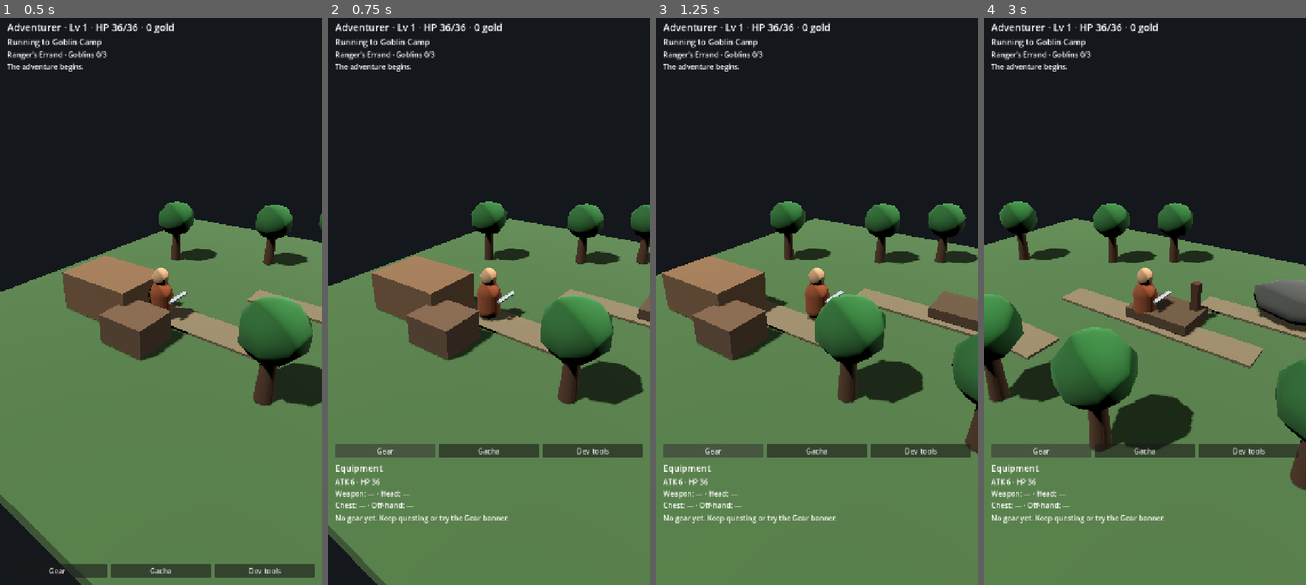
Above: before the commit, frames 1-4 (left to right).
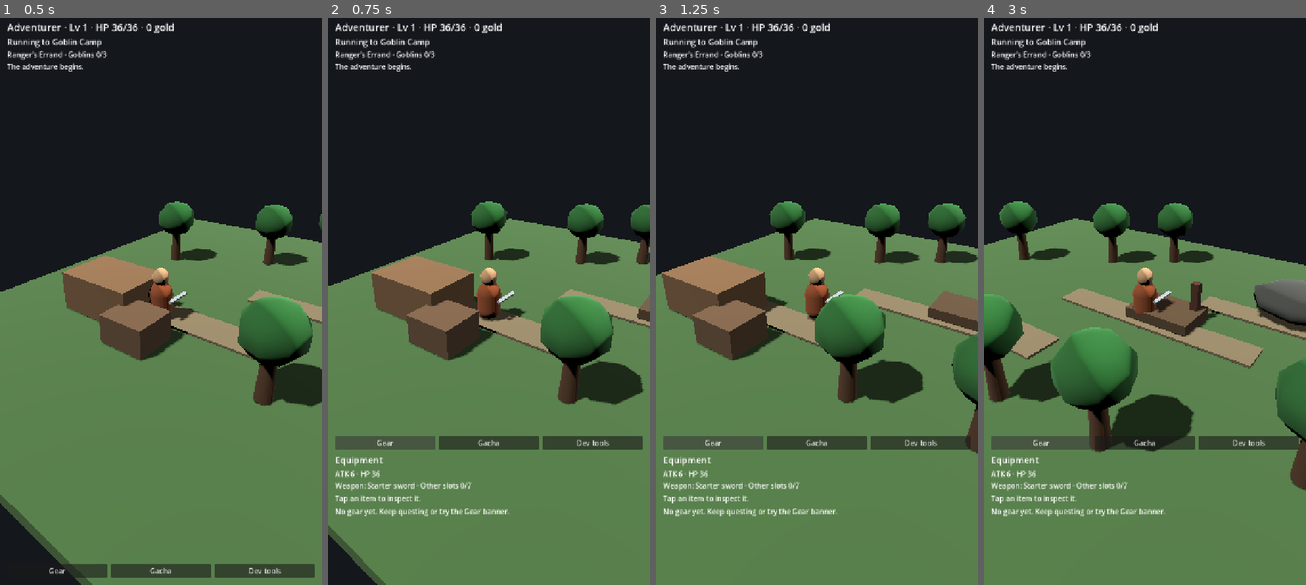
Above: after the commit, the same moments.

Repository: gabebartolo-spec/Idlerpg
Game: Godot game, scene res://main.tscn
The game is run twice, just before and just after one commit, with the same random seed, the same clock (stepped at 60 frames per second) and the same inputs.
Inputs:
- Up to frame 1 (0.5 s): no input
- Up to frame 2 (0.75 s): click "Gear" at 0.5 s
- Up to frame 3 (1.25 s): no input
- Up to frame 4 (3 s): click "Gear" at 1.25 s; click "Gacha" at 2 s; click "Gear" at 2.75 s

Frame 1 is identical in both runs. In frame 2, 4.3% of the frame differs, in the area x 2-98%, y 73-90%; in frame 3, 4.3%; in frame 4, 4.0%.

Commit message:
Add gear inspect actions and modular armour visuals

Diff:
--- a/src/main.gd
+++ b/src/main.gd
@@ -13,8 +13,15 @@
 var enemy_visual: Node3D
 var camera: Camera3D
 var weapon_visual: MeshInstance3D
+var head_gear_visual: MeshInstance3D
+var chest_gear_visual: MeshInstance3D
+var legs_gear_visual: MeshInstance3D
+var hands_gear_root: Node3D
+var feet_gear_root: Node3D
+var offhand_visual: MeshInstance3D
+var accessory_visual: MeshInstance3D
 var rendered_enemy_kind: String = ""
-var rendered_weapon_name: String = "__unset__"
+var rendered_equipment_key: String = "__unset__"
 
 var hero_label: Label
 var activity_label: Label
@@ -29,6 +36,12 @@
 var equipment_panel: VBoxContainer
 var equipment_slots_label: Label
 var gear_list: VBoxContainer
+var selected_gear_name: String = ""
+var gear_detail_label: Label
+var gear_action_row: HBoxContainer
+var equip_gear_button: Button
+var sell_gear_button: Button
+var salvage_gear_button: Button
 var dev_panel: VBoxContainer
 var return_panel: PanelContainer
 var return_label: Label
@@ -169,6 +182,46 @@
 	head.material_override = _material(Color(0.75, 0.59, 0.43))
 	hero.add_child(head)
 
+	head_gear_visual = MeshInstance3D.new()
+	head_gear_visual.name = "HeadGear"
+	head_gear_visual.visible = false
+	hero.add_child(head_gear_visual)
+
+	chest_gear_visual = MeshInstance3D.new()
+	chest_gear_visual.name = "ChestGear"
+	chest_gear_visual.visible = false
+	hero.add_child(chest_gear_visual)
+
+	legs_gear_visual = MeshInstance3D.new()
+	legs_gear_visual.name = "LegGear"
+	legs_gear_visual.visible = false
+	hero.add_child(legs_gear_visual)
+
+	hands_gear_root = _build_pair_gear(
+		hero,
+		"HandGear",
+		Vector3(-0.43, 0.73, -0.01),
+		Vector3(0.43, 0.73, -0.01),
+		Vector3(0.18, 0.28, 0.20)
+	)
+	feet_gear_root = _build_pair_gear(
+		hero,
+		"FootGear",
+		Vector3(-0.20, 0.10, 0.0),
+		Vector3(0.20, 0.10, 0.0),
+		Vector3(0.22, 0.20, 0.34)
+	)
+
+	offhand_visual = MeshInstance3D.new()
+	offhand_visual.name = "Offhand"
+	offhand_visual.visible = false
+	hero.add_child(offhand_visual)
+
+	accessory_visual = MeshInstance3D.new()
+	accessory_visual.name = "Accessory"
+	accessory_visual.visible = false
+	hero.add_child(accessory_visual)
+
 	weapon_visual = MeshInstance3D.new()
 	weapon_visual.name = "Weapon"
 	weapon_visual.position = Vector3(0.48, 0.78, -0.25)
@@ -199,15 +252,45 @@
 	camera.position = camera.position.lerp(desired_camera, min(1.0, delta * 2.0))
 	camera.look_at(hero_visual.position + Vector3(0.0, 0.7, 0.0), Vector3.UP)
 
+func _build_pair_gear(parent: Node3D, node_name: String, left_pos: Vector3, right_pos: Vector3, size: Vector3) -> Node3D:
+	var root := Node3D.new()
+	root.name = node_name
+	root.visible = false
+	parent.add_child(root)
+
+	for pos in [left_pos, right_pos]:
+		var piece := MeshInstance3D.new()
+		var mesh := BoxMesh.new()
+		mesh.size = size
+		piece.mesh = mesh
+		piece.position = pos
+		root.add_child(piece)
+
+	return root
+
 func _sync_equipment_visual() -> void:
 	if weapon_visual == null or sim == null:
 		return
 
-	var item_name: String = sim.equipped_item("weapon")
-	if item_name == rendered_weapon_name:
-		return
-	rendered_weapon_name = item_name
-
+	var slots: Array[String] = ["weapon", "head", "chest", "legs", "hands", "feet", "offhand", "accessory"]
+	var equipped_names: Array[String] = []
+	for slot_name in slots:
+		equipped_names.append(str(sim.equipped_item(slot_name)))
+	var equipment_key := "|".join(equipped_names)
+	if equipment_key == rendered_equipment_key:
+		return
+	rendered_equipment_key = equipment_key
+
+	_sync_weapon_visual(equipped_names[0])
+	_sync_head_visual(equipped_names[1])
+	_sync_box_visual(chest_gear_visual, equipped_names[2], Vector3(0.80, 0.70, 0.48), Vector3(0.0, 0.72, 0.0))
+	_sync_box_visual(legs_gear_visual, equipped_names[3], Vector3(0.58, 0.44, 0.42), Vector3(0.0, 0.31, 0.0))
+	_sync_pair_visual(hands_gear_root, equipped_names[4])
+	_sync_pair_visual(feet_gear_root, equipped_names[5])
+	_sync_box_visual(offhand_visual, equipped_names[6], Vector3(0.38, 0.56, 0.12), Vector3(-0.48, 0.72, -0.16))
+	_sync_accessory_visual(equipped_names[7])
+
+func _sync_weapon_visual(item_name: String) -> void:
 	var mesh := BoxMesh.new()
 	var colour := Color(0.62, 0.64, 0.66)
 	weapon_visual.position = Vector3(0.48, 0.78, -0.25)
@@ -222,22 +305,82 @@
 	elif item_name.contains("Staff") or item_name == "Stormcaller":
 		mesh.size = Vector3(0.11, 0.11, 1.45)
 		weapon_visual.rotation_degrees = Vector3(0.0, 0.0, 2.0)
-		colour = Color(0.42, 0.44, 0.50)
+		colour = _gear_colour(item_name)
 	elif item_name == "Crownblade":
 		mesh.size = Vector3(0.16, 0.10, 1.30)
-		colour = Color(0.80, 0.72, 0.42)
+		colour = _gear_colour(item_name)
 	elif item_name == "Moonsteel Blade":
 		mesh.size = Vector3(0.14, 0.10, 1.20)
-		colour = Color(0.70, 0.75, 0.80)
+		colour = _gear_colour(item_name)
 	elif item_name == "Goblin Cleaver":
 		mesh.size = Vector3(0.20, 0.11, 0.95)
 		weapon_visual.rotation_degrees = Vector3(0.0, 0.0, -38.0)
 		colour = Color(0.48, 0.50, 0.46)
 	else:
 		mesh.size = Vector3(0.12, 0.10, 1.05)
+		colour = _gear_colour(item_name)
 
 	weapon_visual.mesh = mesh
 	weapon_visual.material_override = _material(colour)
+
+func _sync_head_visual(item_name: String) -> void:
+	head_gear_visual.visible = not item_name.is_empty()
+	if item_name.is_empty():
+		return
+
+	var mesh := SphereMesh.new()
+	mesh.radius = 0.33
+	mesh.height = 0.38 if item_name.contains("Hood") else 0.48
+	mesh.radial_segments = 8
+	mesh.rings = 4
+	head_gear_visual.mesh = mesh
+	head_gear_visual.position = Vector3(0.0, 1.55, 0.0)
+	head_gear_visual.scale = Vector3(1.10, 0.72 if item_name.contains("Hood") else 0.88, 1.08)
+	head_gear_visual.material_override = _material(_gear_colour(item_name))
+
+func _sync_box_visual(visual: MeshInstance3D, item_name: String, size: Vector3, position: Vector3) -> void:
+	visual.visible = not item_name.is_empty()
+	if item_name.is_empty():
+		return
+	var mesh := BoxMesh.new()
+	mesh.size = size
+	visual.mesh = mesh
+	visual.position = position
+	visual.material_override = _material(_gear_colour(item_name))
+
+func _sync_pair_visual(root: Node3D, item_name: String) -> void:
+	root.visible = not item_name.is_empty()
+	if item_name.is_empty():
+		return
+	for child in root.get_children():
+		if child is MeshInstance3D:
+			(child as MeshInstance3D).material_override = _material(_gear_colour(item_name))
+
+func _sync_accessory_visual(item_name: String) -> void:
+	accessory_visual.visible = not item_name.is_empty()
+	if item_name.is_empty():
+		return
+	var mesh := SphereMesh.new()
+	mesh.radius = 0.09
+	mesh.height = 0.18
+	mesh.radial_segments = 8
+	mesh.rings = 4
+	accessory_visual.mesh = mesh
+	accessory_visual.position = Vector3(0.0, 0.88, -0.28)
+	accessory_visual.material_override = _material(_gear_colour(item_name))
+
+func _gear_colour(item_name: String) -> Color:
+	if item_name == "Wolfskin Hood":
+		return Color(0.38, 0.40, 0.40)
+	match GearCatalogScript.rarity(item_name):
+		"Rare":
+			return Color(0.34, 0.46, 0.58)
+		"Epic":
+			return Color(0.46, 0.36, 0.58)
+		"Legendary":
+			return Color(0.72, 0.58, 0.30)
+		_:
+			return Color(0.40, 0.32, 0.23)
 
 func _rebuild_enemy(kind: String) -> void:
 	rendered_enemy_kind = kind
@@ -356,7 +499,7 @@
 	bottom.anchor_bottom = 1.0
 	bottom.offset_left = 16.0
 	bottom.offset_right = -16.0
-	bottom.offset_top = -370.0
+	bottom.offset_top = -455.0
 	bottom.offset_bottom = -16.0
 	canvas.add_child(bottom)
 
@@ -439,8 +582,34 @@
 	equipment_slots_label.autowrap_mode = TextServer.AUTOWRAP_WORD_SMART
 	parent.add_child(equipment_slots_label)
 
+	gear_detail_label = Label.new()
+	gear_detail_label.text = "Tap an item to inspect it."
+	gear_detail_label.autowrap_mode = TextServer.AUTOWRAP_WORD_SMART
+	parent.add_child(gear_detail_label)
+
+	gear_action_row = HBoxContainer.new()
+	gear_action_row.visible = false
+	gear_action_row.add_theme_constant_override("separation", 6)
+	parent.add_child(gear_action_row)
+
+	equip_gear_button = Button.new()
+	equip_gear_button.text = "Equip"
+	equip_gear_button.size_flags_horizontal = Control.SIZE_EXPAND_FILL
+	equip_gear_button.pressed.connect(_equip_selected_gear)
+	gear_action_row.add_child(equip_gear_button)
+
+	sell_gear_button = Button.new()
+	sell_gear_button.size_flags_horizontal = Control.SIZE_EXPAND_FILL
+	sell_gear_button.pressed.connect(_sell_selected_gear)
+	gear_action_row.add_child(sell_gear_button)
+
+	salvage_gear_button = Button.new()
+	salvage_gear_button.size_flags_horizontal = Control.SIZE_EXPAND_FILL
+	salvage_gear_button.pressed.connect(_salvage_selected_gear)
+	gear_action_row.add_child(salvage_gear_button)
+
 	var scroll := ScrollContainer.new()
-	scroll.custom_minimum_size = Vector2(0.0, 145.0)
+	scroll.custom_minimum_size = Vector2(0.0, 160.0)
 	parent.add_child(scroll)
 
 	gear_list = VBoxContainer.new()
@@ -455,16 +624,16 @@
 		return
 
 	var weapon: String = str(sim.equipped_item("weapon"))
-	var head: String = str(sim.equipped_item("head"))
-	var chest: String = str(sim.equipped_item("chest"))
-	var offhand: String = str(sim.equipped_item("offhand"))
-	equipment_slots_label.text = "ATK %d · HP %d\nWeapon: %s · Head: %s\nChest: %s · Off-hand: %s" % [
+	var equipped_count := 0
+	for slot_name in ["head", "chest", "legs", "hands", "feet", "offhand", "accessory"]:
+		if not str(sim.equipped_item(slot_name)).is_empty():
+			equipped_count += 1
+
+	equipment_slots_label.text = "ATK %d · HP %d\nWeapon: %s · Other slots %d/7" % [
 		sim.effective_attack(),
 		sim.effective_max_hp(),
-		weapon if not weapon.is_empty() else "—",
-		head if not head.is_empty() else "—",
-		chest if not chest.is_empty() else "—",
-		offhand if not offhand.is_empty() else "—"
+		weapon if not weapon.is_empty() else "Starter sword",
+		equipped_count
 	]
 
 	for child in gear_list.get_children():
@@ -472,26 +641,95 @@
 
 	var names: Array[String] = sim.owned_gear_names()
 	if names.is_empty():
+		selected_gear_name = ""
 		var empty := Label.new()
 		empty.text = "No gear yet. Keep questing or try the Gear banner."
 		empty.autowrap_mode = TextServer.AUTOWRAP_WORD_SMART
 		gear_list.add_child(empty)
-		return
+		_refresh_gear_detail()
+		return
+
+	if not selected_gear_name.is_empty() and sim.gear_count(selected_gear_name) <= 0:
+		selected_gear_name = ""
 
 	for item_name in names:
 		var button := Button.new()
+		var count: int = sim.gear_count(item_name)
 		button.text = GearCatalogScript.summary(item_name)
+		if count > 1:
+			button.text += " · ×%d" % count
 		var slot_name: String = GearCatalogScript.slot(item_name)
 		if sim.equipped_item(slot_name) == item_name:
 			button.text += " · Equipped"
-		button.pressed.connect(_equip_item.bind(item_name))
+		button.pressed.connect(_select_gear_item.bind(item_name))
 		gear_list.add_child(button)
 
-func _equip_item(item_name: String) -> void:
-	if sim.equip_gear(item_name):
+	_refresh_gear_detail()
+
+func _select_gear_item(item_name: String) -> void:
+	selected_gear_name = item_name
+	_refresh_gear_detail()
+
+func _refresh_gear_detail() -> void:
+	if gear_detail_label == null or gear_action_row == null:
+		return
+	if selected_gear_name.is_empty() or sim.gear_count(selected_gear_name) <= 0:
+		gear_detail_label.text = "Tap an item to inspect it."
+		gear_action_row.visible = false
+		return
+
+	var slot_name: String = GearCatalogScript.slot(selected_gear_name)
+	var equipped_name: String = str(sim.equipped_item(slot_name))
+	var comparison: String = GearCatalogScript.comparison(selected_gear_name, equipped_name)
+	var lines: Array[String] = [GearCatalogScript.summary(selected_gear_name)]
+	lines.append("Owned ×%d" % sim.gear_count(selected_gear_name))
+	if equipped_name == selected_gear_name:
+		lines.append("Currently equipped.")
+	else:
+		lines.append("vs %s: %s" % [equipped_name if not equipped_name.is_empty() else "empty slot", comparison])
+	gear_detail_label.text = "\n".join(lines)
+
+	gear_action_row.visible = true
+	equip_gear_button.disabled = equipped_name == selected_gear_name
+	sell_gear_button.text = "Sell +%dg" % GearCatalogScript.sell_value(selected_gear_name)
+	salvage_gear_button.text = "Salvage +%d token%s" % [
+		GearCatalogScript.salvage_tokens(selected_gear_name),
+		"" if GearCatalogScript.salvage_tokens(selected_gear_name) == 1 else "s"
+	]
+	var can_dispose: bool = sim.can_dispose_gear(selected_gear_name)
+	sell_gear_button.disabled = not can_dispose
+	salvage_gear_button.disabled = not can_dispose
+
+func _equip_selected_gear() -> void:
+	if selected_gear_name.is_empty():
+		return
+	if sim.equip_gear(selected_gear_name):
 		_rebuild_equipment_panel()
 		_sync_equipment_visual()
 		_save_now()
+
+func _sell_selected_gear() -> void:
+	if selected_gear_name.is_empty():
+		return
+	var result: Dictionary = sim.sell_gear(selected_gear_name)
+	if not bool(result.get("ok", false)):
+		return
+	if sim.gear_count(selected_gear_name) <= 0:
+		selected_gear_name = ""
+	_rebuild_equipment_panel()
+	_save_now()
+
+func _salvage_selected_gear() -> void:
+	if selected_gear_name.is_empty():
+		return
+	var result: Dictionary = sim.salvage_gear(selected_gear_name)
+	if not bool(result.get("ok", false)):
+		return
+	game.grant_tokens(int(result.get("tokens", 0)))
+	if sim.gear_count(selected_gear_name) <= 0:
+		selected_gear_name = ""
+	_rebuild_equipment_panel()
+	_save_now()
 
 func _build_gacha_panel(parent: VBoxContainer) -> void:
 	token_label = Label.new()
@@ -697,7 +935,7 @@
 func _on_sim_event(event: Dictionary) -> void:
 	event_label.text = str(event.get("message", ""))
 	var event_type := str(event.get("type", ""))
-	if event_type == "gear_obtained" or event_type == "gear_equipped":
+	if event_type in ["gear_obtained", "gear_equipped", "gear_sold", "gear_salvaged"]:
 		if equipment_panel != null and equipment_panel.visible:
 			_rebuild_equipment_panel()
 
